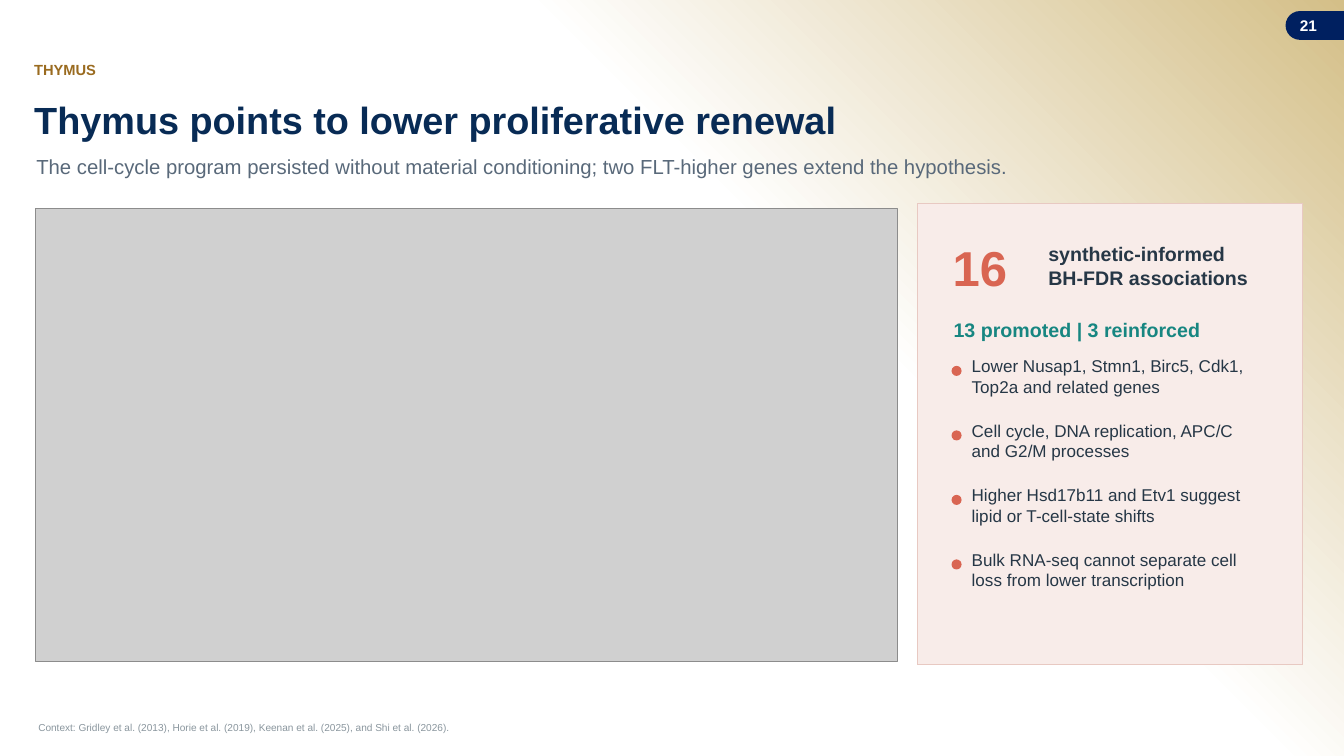
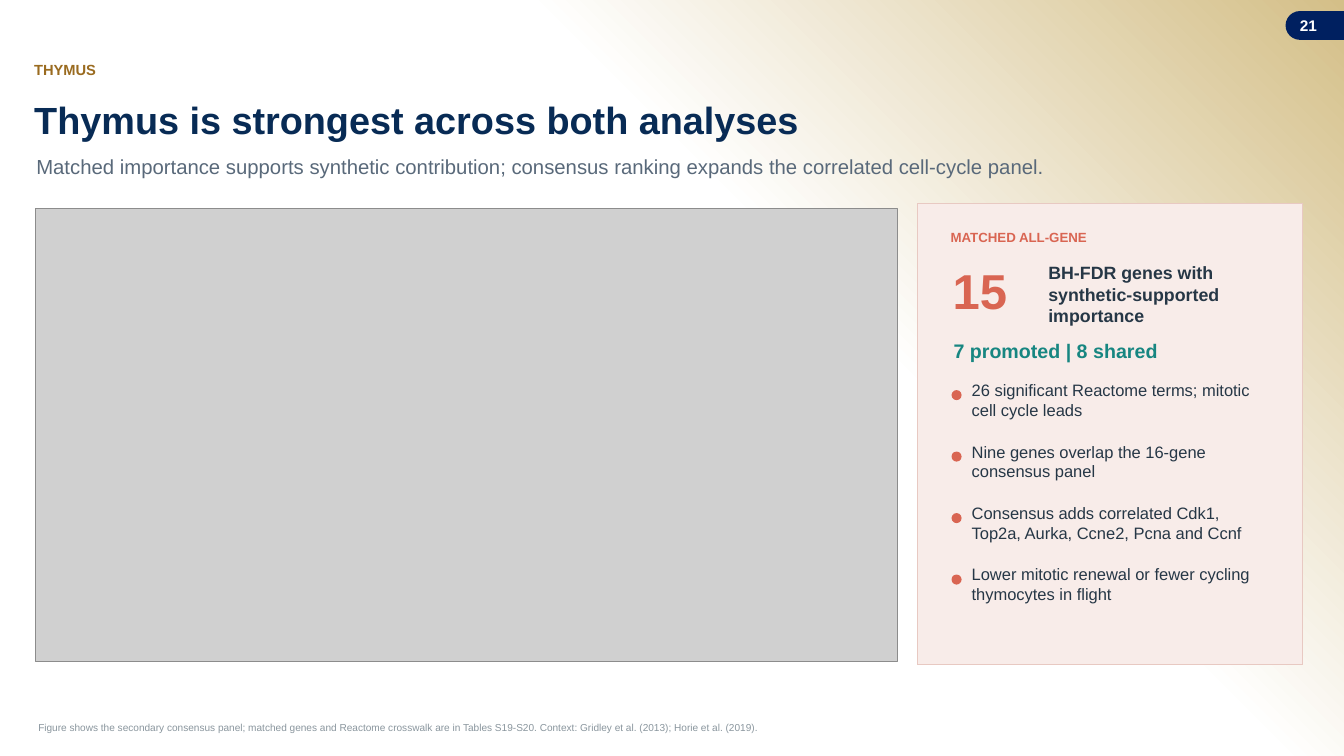
Before and after one commit to jasont314/nasa-mouse, a slide deck: slide 21 of presentation/SLSTP_2026_Generative_Transcriptomics.pptx. Drawn at 1344x756 pixels with LibreOffice and Linux fonts; fonts in the diff are those of the drawing; grey boxes stand for pictures; background and template pictures are left out. Boxes give left, top, right and bottom in pixels: in the first picture for what was removed or moved away, otherwise in the second. Text is boxed around its words. In the diff, an @@ line names an element or a change of style, - is before the commit and + after.

Commit message:
Update talk with matched classifier analysis

```diff
--- a/presentation/SLSTP_2026_Generative_Transcriptomics.pptx
+++ b/presentation/SLSTP_2026_Generative_Transcriptomics.pptx
@@ text at (x1=34, y1=106, x2=799, y2=141): text changed @@
-Thymus points to lower proliferative renewal
+Thymus is strongest across both analyses
@@ text at (x1=36, y1=159, x2=1043, y2=178): text changed @@
-The cell-cycle program persisted without material conditioning; two FLT-higher genes extend the hypothesis.
+Matched importance supports synthetic contribution; consensus ranking expands the correlated cell-cycle panel.
@@ text added at (x1=951, y1=233, x2=1087, y2=242), 9.5 pt, text #D96552, bold @@
+MATCHED ALL-GENE
@@ text removed at (x1=953, y1=252, x2=1007, y2=287) @@
-16
@@ text at (x1=1048, y1=266, x2=1219, y2=326): text changed; size 14 to 12.7 pt @@
-synthetic-informed
-BH-FDR associations
+BH-FDR genes with
+synthetic-supported importance
@@ text added at (x1=953, y1=275, x2=1007, y2=310), 35 pt, text #D96552, bold @@
+15
@@ text at (x1=954, y1=343, x2=1157, y2=362): text changed @@
-13 promoted | 3 reinforced
+7 promoted | 8 shared
@@ text removed at (x1=972, y1=359, x2=1244, y2=397) @@
-Lower Nusap1, Stmn1, Birc5, Cdk1, Top2a and related genes
@@ text added at (x1=972, y1=384, x2=1250, y2=419), 11.8 pt, text #263746 @@
+26 significant Reactome terms; mitotic cell cycle leads
@@ ellipse moved from (x1=952, y1=366, x2=962, y2=376) to (x1=952, y1=390, x2=962, y2=400) @@
@@ text removed at (x1=972, y1=424, x2=1233, y2=461) @@
-Cell cycle, DNA replication, APC/C and G2/M processes
@@ text added at (x1=972, y1=446, x2=1205, y2=481), 11.8 pt, text #263746 @@
+Nine genes overlap the 16-gene consensus panel
@@ ellipse moved from (x1=952, y1=431, x2=962, y2=441) to (x1=952, y1=452, x2=962, y2=462) @@
@@ text removed at (x1=972, y1=488, x2=1240, y2=526) @@
-Higher Hsd17b11 and Etv1 suggest lipid or T-cell-state shifts
@@ text added at (x1=972, y1=507, x2=1242, y2=542), 11.8 pt, text #263746 @@
+Consensus adds correlated Cdk1, Top2a, Aurka, Ccne2, Pcna and Ccnf
@@ ellipse moved from (x1=952, y1=495, x2=962, y2=505) to (x1=952, y1=513, x2=962, y2=523) @@
@@ text removed at (x1=972, y1=553, x2=1237, y2=590) @@
-Bulk RNA-seq cannot separate cell loss from lower transcription
@@ text added at (x1=972, y1=568, x2=1249, y2=604), 11.8 pt, text #263746 @@
+Lower mitotic renewal or fewer cycling thymocytes in flight
@@ ellipse moved from (x1=952, y1=560, x2=962, y2=570) to (x1=952, y1=575, x2=962, y2=585) @@
@@ text at (x1=38, y1=724, x2=758, y2=733): text changed @@
-Context: Gridley et al. (2013), Horie et al. (2019), Keenan et al. (2025), and Shi et al. (2026).
+Figure shows the secondary consensus panel; matched genes and Reactome crosswalk are in Tables S19-S20. Context: Gridley et al. (2013); Horie et al. (2019).
```
Also in this commit, not shown: 9 other slides changed, 2 slides added, 2 slides removed, 2 other files.
